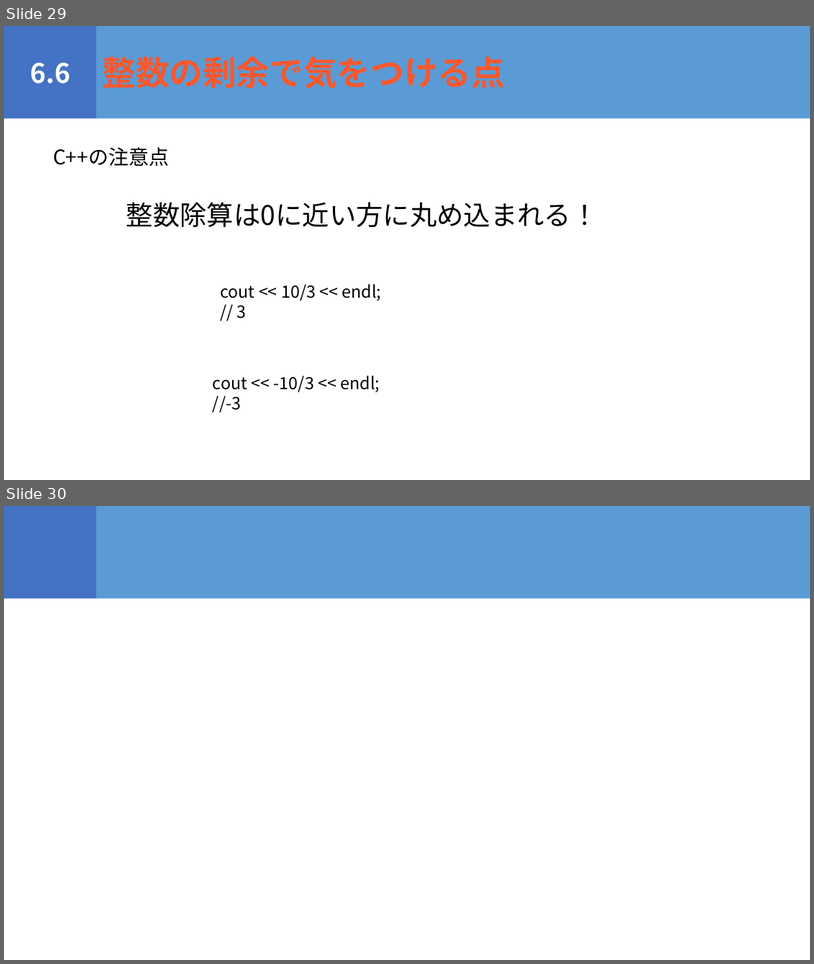
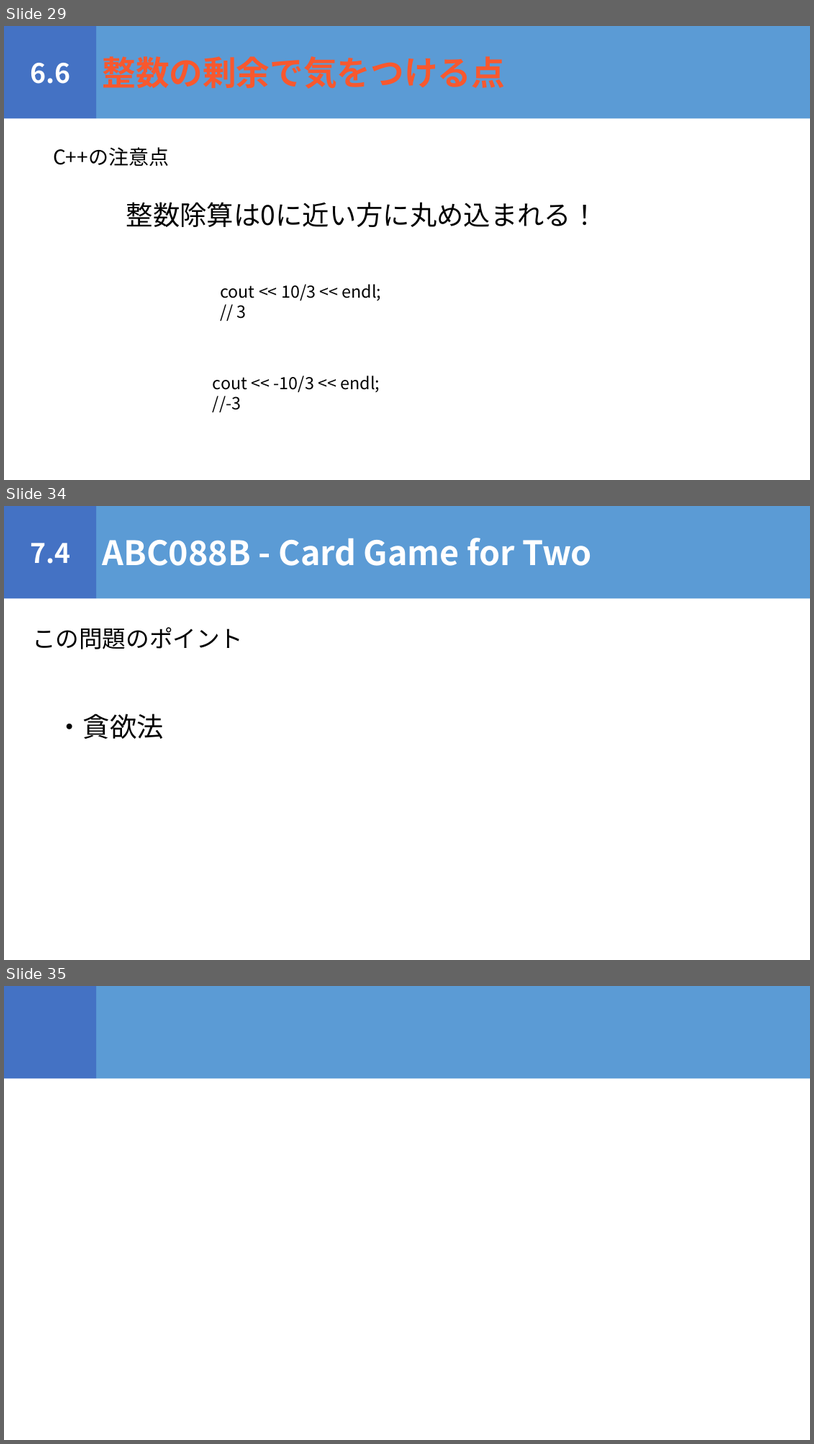
Before and after one commit to igeeeeee/triC_AtCoder_Beginners_Selection, a slide deck: ABS_勉強会.pptx. Shown one above the other, each under a label of ours: slides 29 and 30 before the commit, slides 29, 34 and 35 after it; the slides between them are not shown. The pictures are 814x964 and 814x1444 pixels, drawn with LibreOffice and Linux fonts; fonts in the diff are those of the drawing. Boxes give left, top, right and bottom in pixels: in the first picture for what was removed or moved away, otherwise in the second. Text is boxed around its words. In the diff, an @@ line names an element or a change of style, - is before the commit and + after.

```diff
--- a/ABS_勉強会.pptx
+++ b/ABS_勉強会.pptx
@@ slide 34 added at bbox=[4, 506, 810, 960], background #FFFFFF @@
@@ rectangle added at bbox=[4, 506, 97, 599], fill #4472C4, 32 pt, text #FFFFFF, bold @@
+7.4
@@ rectangle added at bbox=[97, 506, 810, 599], fill #5B9BD5, 40 pt, text #FFFFFF, bold @@
+ABC088B - Card Game for Two
@@ text added at bbox=[32, 627, 244, 649], 28 pt, text #000000 @@
+この問題のポイント
@@ text added at bbox=[56, 713, 163, 739], 32 pt, text #000000 @@
+・貪欲法
@@ what was slide 30 is now slide 35 @@
```
Also in this commit, not shown: 5 other slides added, 2 other files.
